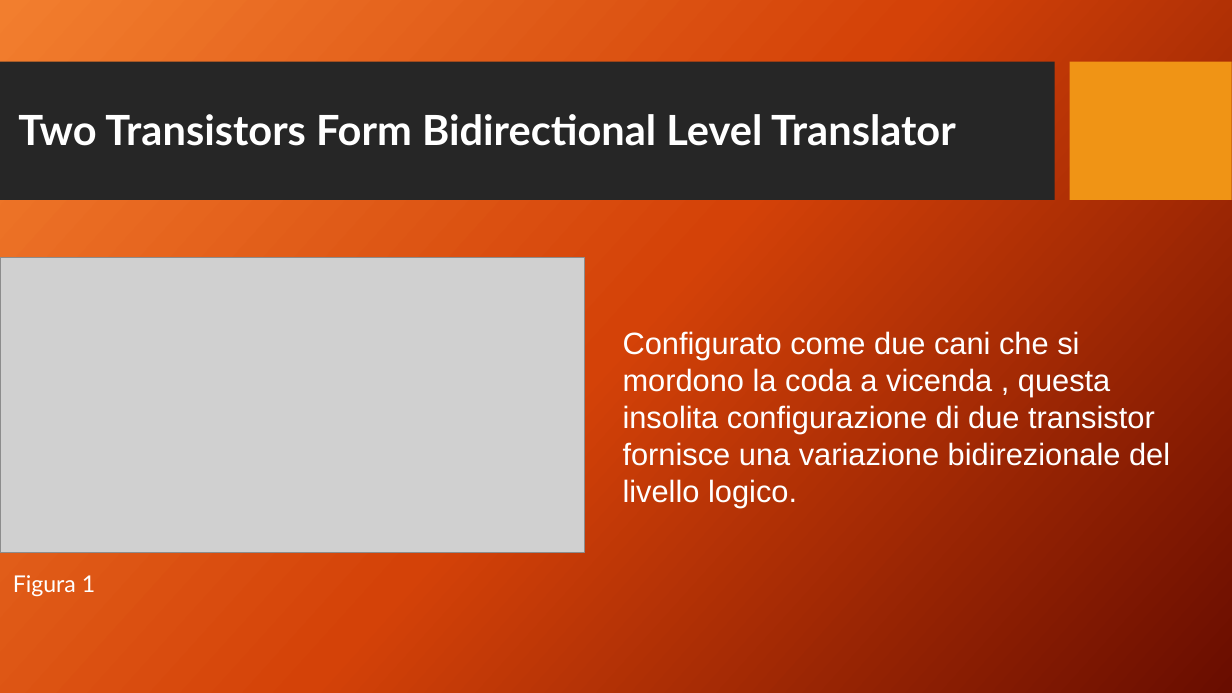
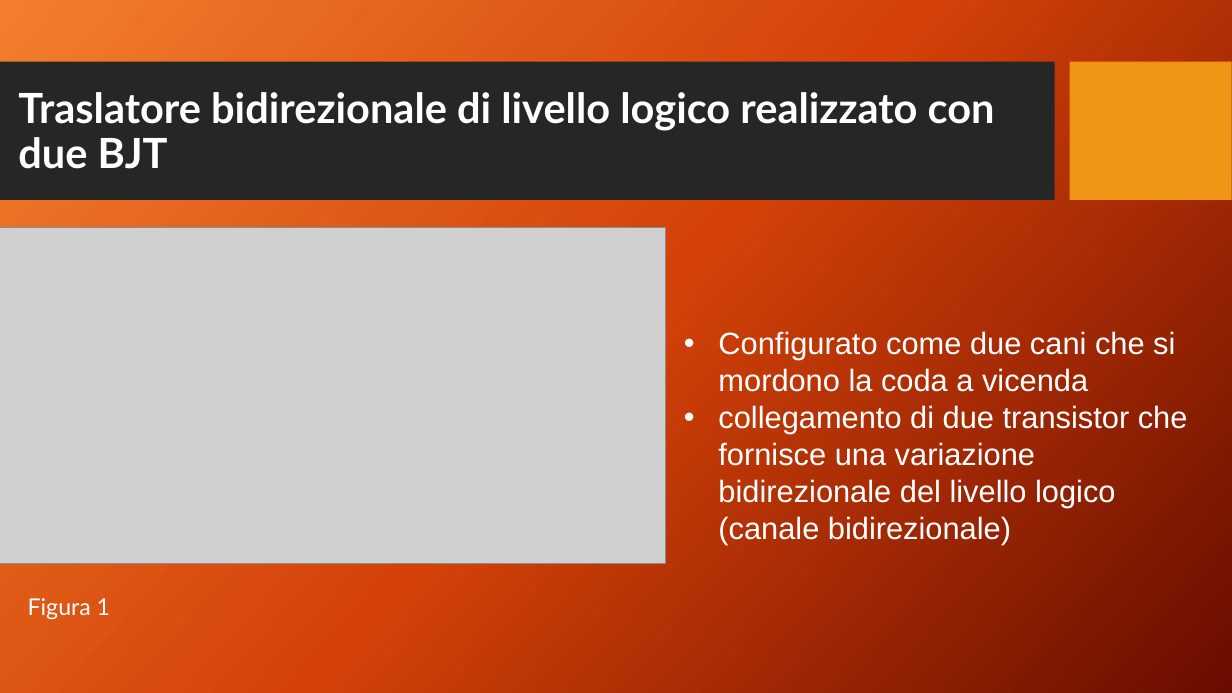
Before and after one commit to sebastianomelita/seismolab, a slide deck: slide 11 of files/seismoclouddevice-arduino-master/PROGGETTO SAPIENZA .pptx. Drawn at 1232x693 pixels with LibreOffice and Linux fonts; fonts in the diff are those of the drawing; grey boxes stand for pictures; background and template pictures are left out. Boxes give left, top, right and bottom in pixels: in the first picture for what was removed or moved away, otherwise in the second. Text is boxed around its words. In the diff, an @@ line names an element or a change of style, - is before the commit and + after.

```diff
--- a/files/seismoclouddevice-arduino-master/PROGGETTO SAPIENZA .pptx
+++ b/files/seismoclouddevice-arduino-master/PROGGETTO SAPIENZA .pptx
@@ title at (18, 92, 995, 169): text changed @@
-Two Transistors Form Bidirectional Level Translator
+Traslatore bidirezionale di livello logico realizzato con due BJT
@@ picture: place and size @@
-picture at (0, 257, 584, 552)
+picture at (0, 227, 665, 564)
@@ text at (718, 331, 1188, 545): text changed @@
-Configurato come due cani che si mordono la coda a vicenda , questa insolita configurazione di due transistor fornisce una variazione bidirezionale del livello logico.
+• Configurato come due cani che si mordono la coda a vicenda
+• collegamento di due transistor che fornisce una variazione bidirezionale del livello logico (canale bidirezionale)
@@ text "Figura 1": place and size @@
-text "Figura 1" at (13, 575, 95, 597)
+text "Figura 1" at (28, 598, 110, 620)
```
Also in this commit, not shown: 7 other slides changed, 1 slide added, 7 other files.
